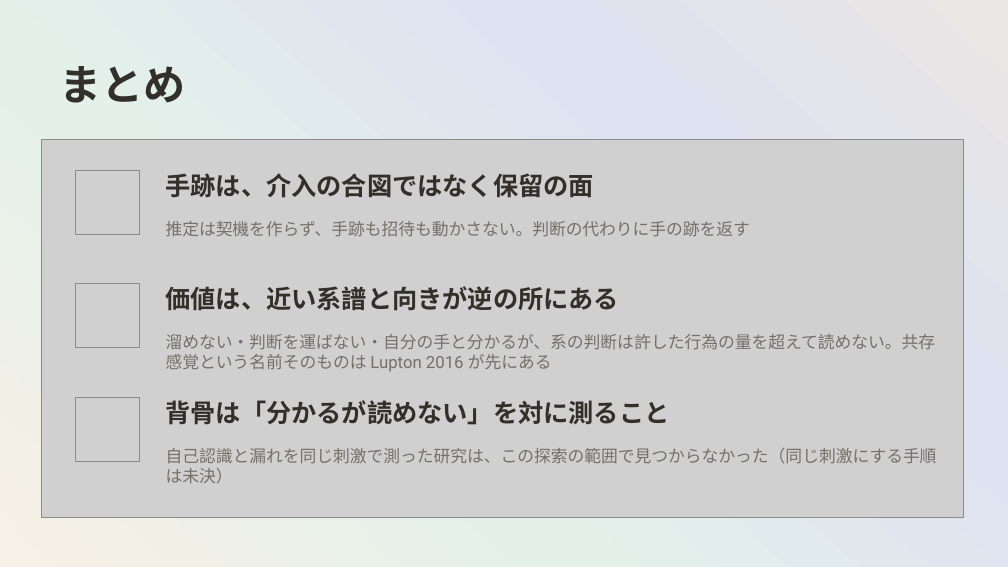
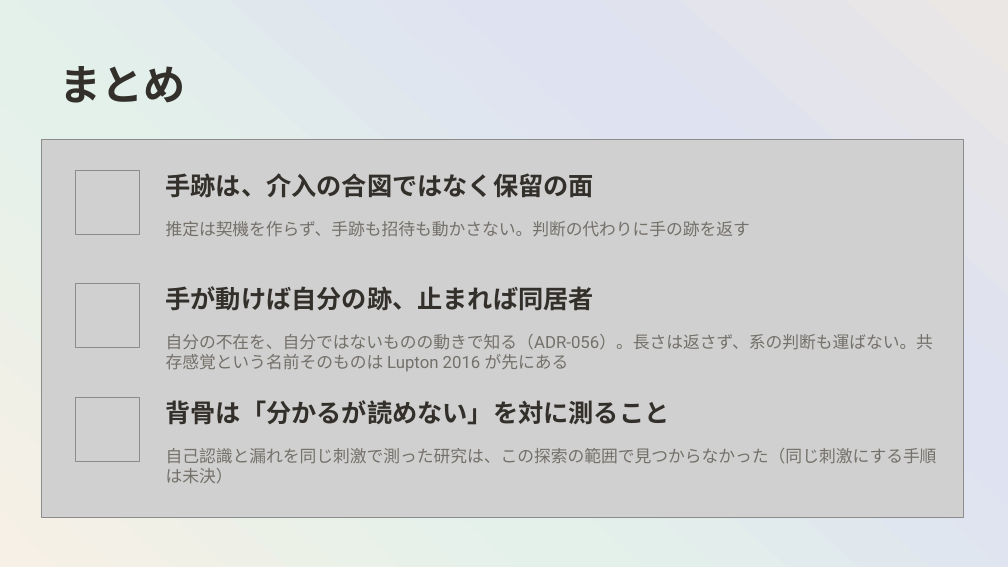
Before and after one commit to mikotomiura/GSE-prototype, a slide deck: slide 34 of docs/slides/project-overview/GSE_handmark_design.pptx (slide 31 before the commit). Drawn at 1008x567 pixels with LibreOffice and Linux fonts; fonts in the diff are those of the drawing; grey boxes stand for pictures; background and template pictures are left out. Boxes give left, top, right and bottom in pixels: in the first picture for what was removed or moved away, otherwise in the second. Text is boxed around its words. In the diff, an @@ line names an element or a change of style, - is before the commit and + after.

```diff
--- a/docs/slides/project-overview/GSE_handmark_design.pptx
+++ b/docs/slides/project-overview/GSE_handmark_design.pptx
@@ text at (166,286,594,311): text changed @@
-価値は、近い系譜と向きが逆の所にある
+手が動けば自分の跡、止まれば同居者
@@ text at (166,334,933,371): text changed @@
-溜めない・判断を運ばない・自分の手と分かるが、系の判断は許した行為の量を超えて読めない。共存感覚という名前そのものは Lupton 2016 が先にある
+自分の不在を、自分ではないものの動きで知る（ADR-056）。長さは返さず、系の判断も運ばない。共存感覚という名前そのものは Lupton 2016 が先にある
```
Also in this commit, not shown: 14 other slides changed, 3 slides added, 12 other files.
